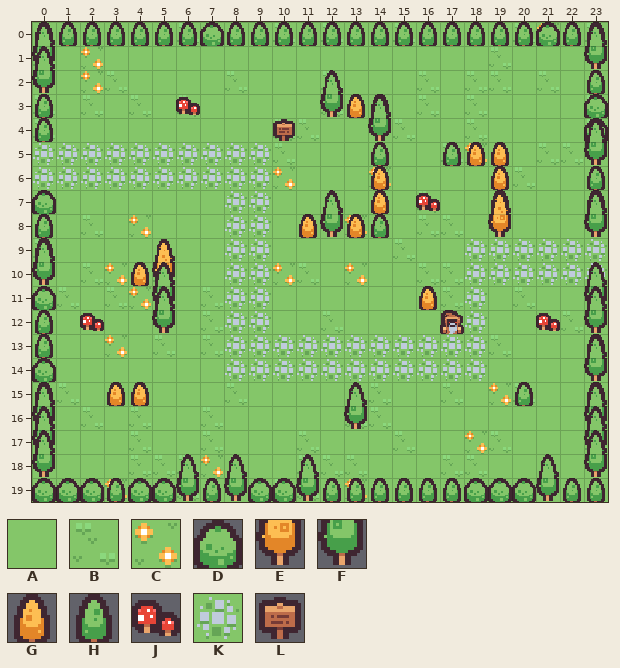
Two versions of a level (Tiled map (JSON), assets/maps/patches/meadow.tmj). Above is the file before it was changed.
Cells are 16x16 px. Shown: x 0..23, y 0..19.
Key: from "tinytown": A 0, B 1, C 2, D 5, E 15, F 16, G 27, H 28, J 29, K 43, L 83.
_ is an empty cell.
Layers that did not change in this view are not listed.
Layer "ground" before, first column x 0:
 0 AAAAAABAAABABAABAAAABCAB
 1 BACAAAAAAAAAAAAAAAABAAAA
 2 AACBAAAABAAABAAABABBABAA
 3 BABABABAAAAABAAABABAAAAB
 4 BAAAAAAAAABBAAABAABAAAAB
 5 KKKKKKKKKKBAAAAAABCAABBA
 6 KKKKKKKKKKCAAACAAAAABAAA
 7 AAAAAAAAKKAAAAAABAAAAAAA
 8 AABACAAAKKAAACAABBAAAAAA
 9 BAAAAAAAKKAAAAABAAKKKKKK
10 AABCABAAKKCBACAABBKKKKKK
11 ABABCAABKKAAAAAAABKABAAA
12 AAAAAAABKKAABAAAAAKAAABA
13 AAACABABKKKKKKKKKKKBAAAA
14 AAAAAAAAKKKKKKKKKKKAAAAA
15 ABAAAAAABAAAAABAABACBAAA
16 AABABAABAAAAABBAAAAAAAAA
17 AAAABAABAAABAAABAACBAAAB
18 AAAABBBCAAABBBAAABBAAAAA
19 AAACAABAAABBACAAAAAAAAAA
Layer "deco" before, first column x 0:
 0 HHHHHHHDHHHHHHHHHHHHHDHH
 1 F______________________F
 2 F______________________H
 3 H_____J_____FGH________D
 4 H_________L___F________D
 5 ______________H__HGG___F
 6 ______________G____G___H
 7 D_____________G_J__G___H
 8 H__________GFGH____E___F
 9 H_______________________
10 F___GE__________________
11 D____F__________G______F
12 H_J__F_______________J_F
13 H______________________H
14 D______________________F
15 H__GG_______________H__H
16 F____________F_________F
17 F______________________F
18 F______________________F
19 DDDHDDFHFDDFHHHHHHDDDFHH
The result:
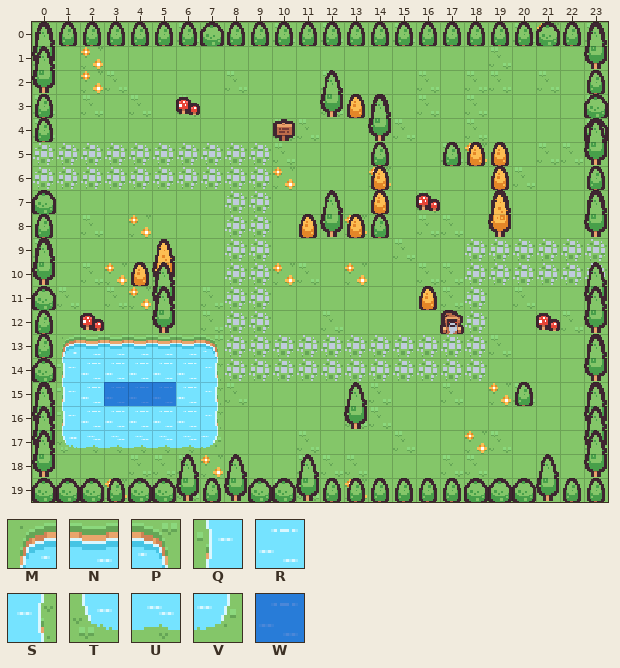
Further tiles: from "tinybattle": M 18, N 19, P 20, Q 36, R 37, S 38, T 54, U 55, V 56; from "worlds": W 0.
Edits made:
Layer "ground":
Tile A becomes tile M in row 13 at x 1.
Tile A becomes tile N in row 13 at x 2, 4 and 6.
Tile B becomes tile N in row 13 at x 5.
Tile C becomes tile N in row 13 at x 3.
Tile B becomes tile P in row 13 at x 7.
Tile A becomes tile Q in row 14 at x 1; in row 16 at x 1.
Tile B becomes tile Q in row 15 at x 1.
Tile A becomes tile R in row 14 at x 2 to 6; in row 15 at x 2 and 6; in row 16 at x 3 and 5 to 6.
Tile B becomes tile R in row 16 at x 2 and 4.
Tile A becomes tile S in rows 14 to 15 at x 7.
Tile B becomes tile S in row 16 at x 7.
Tile A becomes tile T in row 17 at x 1.
Tile A becomes tile U in row 17 at x 2 to 3 and 5 to 6.
Tile B becomes tile U in row 17 at x 4.
Tile B becomes tile V in row 17 at x 7.
Tile A becomes tile W in row 15 at x 3 to 5.
Layer "deco":
Tile G is removed in row 15 at x 3 to 4.
Pixel boxes of the changes (left, top, right, bottom) in both pictures:
changed: (57, 335, 223, 453)
